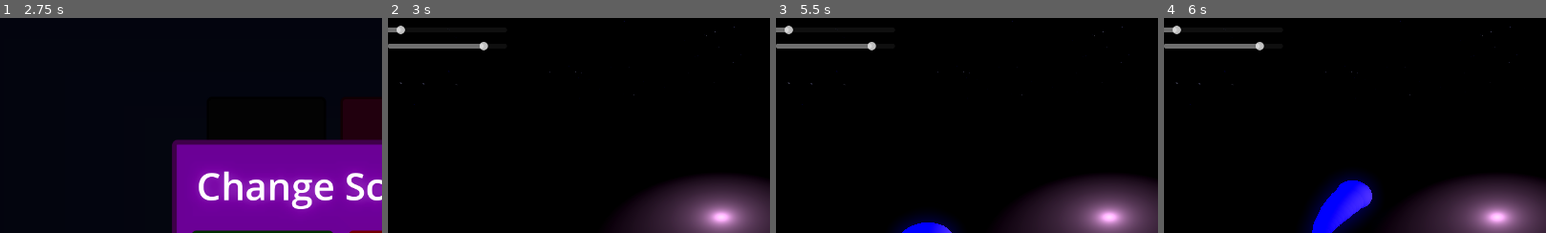
Above: before the commit, frames 1-4 (left to right).
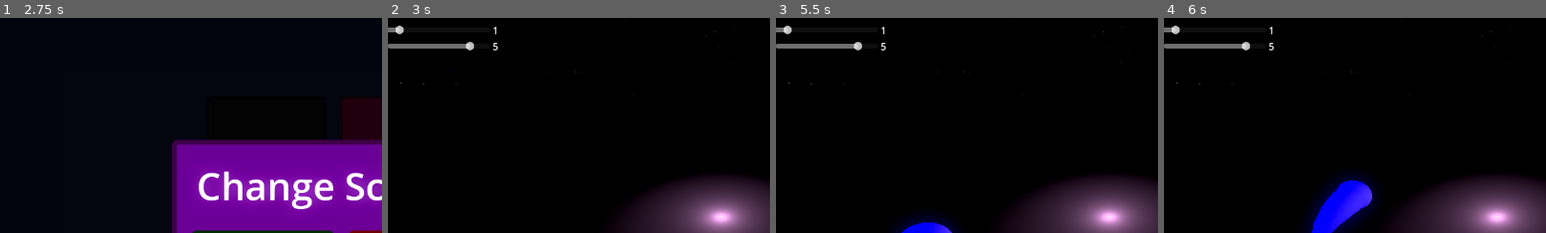
Above: after the commit, the same moments.

Repository: ash4rk/sphere-around-the-campfire
Game: Godot game, scene res://main.tscn
The game is run twice, just before and just after one commit, with the same random seed, the same clock (stepped at 60 frames per second) and the same inputs.
Inputs (mouse positions are % of the whole screen's width and height, from its top left):
- Up to frame 1 (2.75 s): click "№1 Change Scene" at 0.5 s; click "№3 Shuffle" at 1.25 s; click "№2 UI Effect" at 2 s
- Up to frame 2 (3 s): click "Change" at 2.75 s
- Up to frame 3 (5.5 s): move the mouse to (72, 45) at 3.52 s; move the mouse to (30, 55) at 4.27 s; move the mouse to (60, 28) at 5.02 s
- Up to frame 4 (6 s): move the mouse to (45, 70) at 5.77 s
The pictures show only the part of the screen within x 6-56%, y 2-52%; the shares and areas given below are measured in that part.

Frame 1 is identical in both runs. In frame 2, 0.3% of the frame differs, in the area x 2-29%, y 3-16%; in frame 3, 0.3%; in frame 4, 0.3%.

Commit message:
FEAT: Rotation speed and radius values display on ui

Diff:
--- a/scenes/level_ui.gd
+++ b/scenes/level_ui.gd
@@ -1,9 +1,24 @@
 extends Control
 
-@export var sphere: CSGSphere3D
+@export var sphere: RotationSphere
+@onready var radius_value_label: Label = $VBoxContainer/RadiusContainer/RadiusValueLabel
+@onready var speed_value_label: Label = $VBoxContainer/SpeedContainer/SpeedValueLabel
+
+func _ready():
+	speed_value_label.text = str(sphere.rotation_speed)
+	radius_value_label.text = str(sphere.rotation_radius)
+
+	sphere.rotation_radius_changed.connect(_on_rotation_radius_changed)
+	sphere.rotation_speed_changed.connect(_on_rotation_speed_changed)
 
 func _on_speed_h_slider_value_changed(value):
 	sphere.rotation_speed = value
 
 func _on_radius_h_slider_value_changed(value):
 	sphere.rotation_radius = value
+
+func _on_rotation_radius_changed(new_value):
+	radius_value_label.text = str(new_value)
+
+func _on_rotation_speed_changed(new_value):
+	speed_value_label.text = str(new_value)
--- a/scenes/sphere.gd
+++ b/scenes/sphere.gd
@@ -1,8 +1,13 @@
 extends Node3D
 
+class_name RotationSphere
+
+signal rotation_radius_changed (new_value)
+signal rotation_speed_changed (new_value)
+
 @export var target_node: Node3D
-@export var rotation_radius: float = 5.0
-@export var rotation_speed: float = 1.0
+@export var rotation_radius: float = 5.0 : set = _set_rotation_radius
+@export var rotation_speed: float = 1.0 : set = _set_rotation_speed
 
 var angle: float = 0.0
 
@@ -12,3 +17,11 @@
 	var x = target_node.position.x + rotation_radius * cos(angle)
 	var z = target_node.position.z + rotation_radius * sin(angle)
 	position = Vector3(x, position.y, z)
+
+func _set_rotation_radius(new_value):
+	rotation_radius = new_value
+	rotation_radius_changed.emit(rotation_radius)
+
+func _set_rotation_speed(new_value):
+	rotation_speed = new_value
+	rotation_speed_changed.emit(rotation_speed)
--- a/scenes/sphere_and_fire.tscn
+++ b/scenes/sphere_and_fire.tscn
@@ -90,6 +90,11 @@
 step = 0.1
 value = 1.0
 
+[node name="SpeedValueLabel" type="Label" parent="UILayer/UI/VBoxContainer/SpeedContainer"]
+custom_minimum_size = Vector2(24, 0)
+layout_mode = 2
+text = "0.0"
+
 [node name="RadiusContainer" type="HBoxContainer" parent="UILayer/UI/VBoxContainer"]
 layout_mode = 2
 
@@ -105,5 +110,10 @@
 step = 0.1
 value = 5.0
 
+[node name="RadiusValueLabel" type="Label" parent="UILayer/UI/VBoxContainer/RadiusContainer"]
+custom_minimum_size = Vector2(24, 0)
+layout_mode = 2
+text = "0.0"
+
 [connection signal="value_changed" from="UILayer/UI/VBoxContainer/SpeedContainer/SpeedHSlider" to="UILayer/UI" method="_on_speed_h_slider_value_changed"]
 [connection signal="value_changed" from="UILayer/UI/VBoxContainer/RadiusContainer/RadiusHSlider" to="UILayer/UI" method="_on_radius_h_slider_value_changed"]
